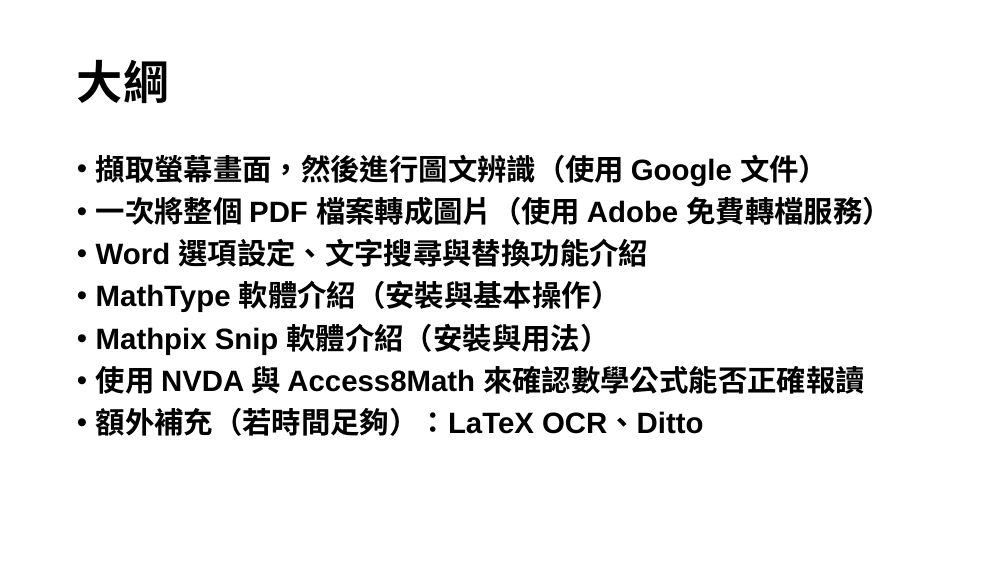
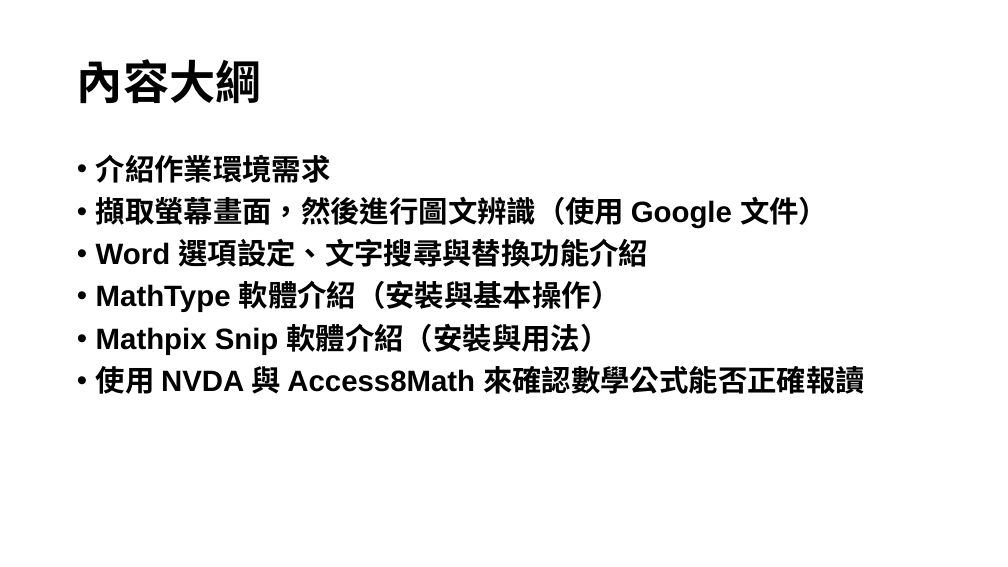
Before and after one commit to huanlin/VisualAids, a slide deck: slide 3 of Seminar/視障輔助教材轉檔研討會/投影片.pptx (slide 2 before the commit). Drawn at 1008x567 pixels with LibreOffice and Linux fonts; fonts in the diff are those of the drawing. Boxes give left, top, right and bottom in pixels: in the first picture for what was removed or moved away, otherwise in the second. Text is boxed around its words. In the diff, an @@ line names an element or a change of style, - is before the commit and + after.

Commit message:
更新投影片檔案。

```diff
--- a/Seminar/視障輔助教材轉檔研討會/投影片.pptx
+++ b/Seminar/視障輔助教材轉檔研討會/投影片.pptx
@@ title at bbox=[77, 59, 262, 103]: text changed @@
-大綱
+內容大綱
@@ text at bbox=[96, 155, 331, 183]: paragraph added @@
+• 介紹作業環境需求
@@ text at bbox=[96, 197, 892, 225]: paragraph removed @@
-• 一次將整個 PDF 檔案轉成圖片（使用 Adobe 免費轉檔服務）
@@ text at bbox=[96, 408, 703, 436]: paragraph removed @@
-• 額外補充（若時間足夠）：LaTeX OCR、Ditto
```
Also in this commit, not shown: 5 other slides changed, 28 slides added, 1 other file.
